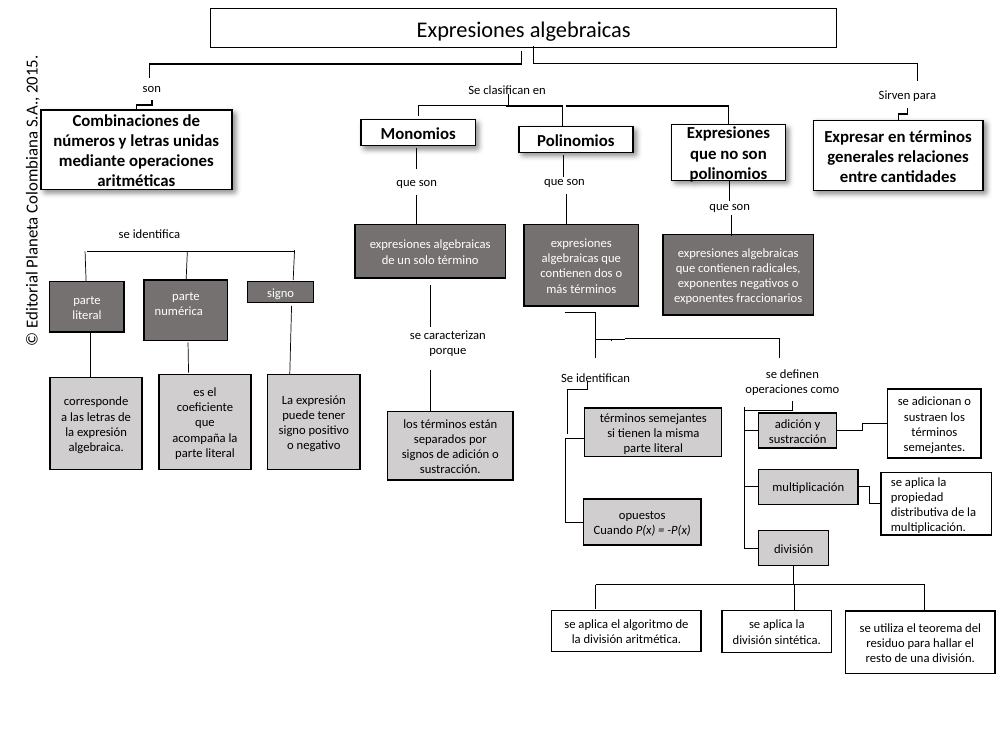
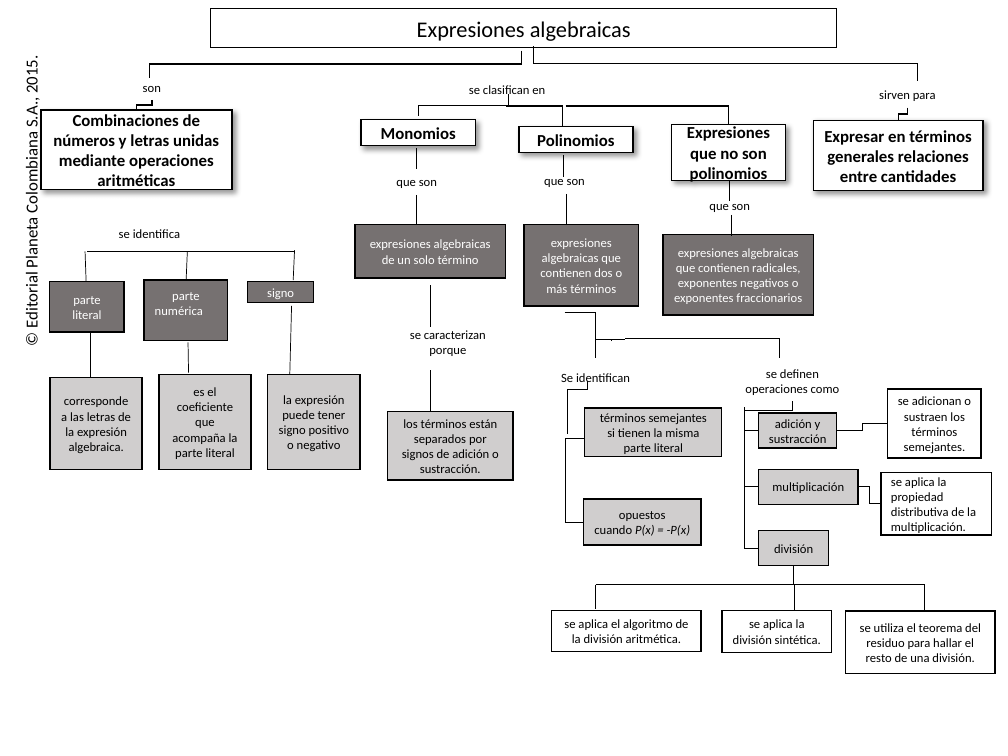
Before and after one commit to AulaPlanetaColombia/Matematicas, a slide deck: slide 1 of fuentes/contenidos/grado08/guion02/MA_08_02_CO_REC220.pptx. Drawn at 1008x756 pixels with LibreOffice and Linux fonts; fonts in the diff are those of the drawing; background and template pictures are left out. Boxes give left, top, right and bottom in pixels: in the first picture for what was removed or moved away, otherwise in the second. Text is boxed around its words. In the diff, an @@ line names an element or a change of style, - is before the commit and + after.

```diff
--- a/fuentes/contenidos/grado08/guion02/MA_08_02_CO_REC220.pptx
+++ b/fuentes/contenidos/grado08/guion02/MA_08_02_CO_REC220.pptx
@@ text at <box>469,85,545,97</box>: text changed @@
-Se clasifican en
+se clasifican en
@@ text at <box>879,90,936,101</box>: text changed @@
-Sirven para
+sirven para
@@ text in rectangle at <box>279,395,349,451</box>: text changed @@
-La expresión puede tener signo positivo o negativo
+la expresión puede tener signo positivo o negativo
@@ text in rectangle at <box>594,525,690,536</box>: text changed @@
-Cuando P(x) = -P(x)
+cuando P(x) = -P(x)
```
Also in this commit, not shown: 2 other files.
